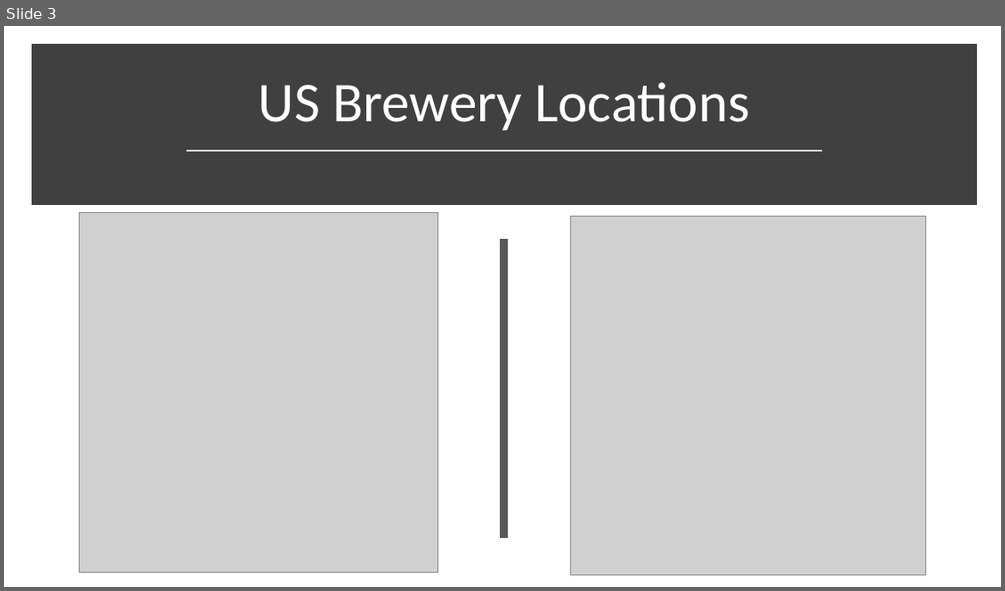
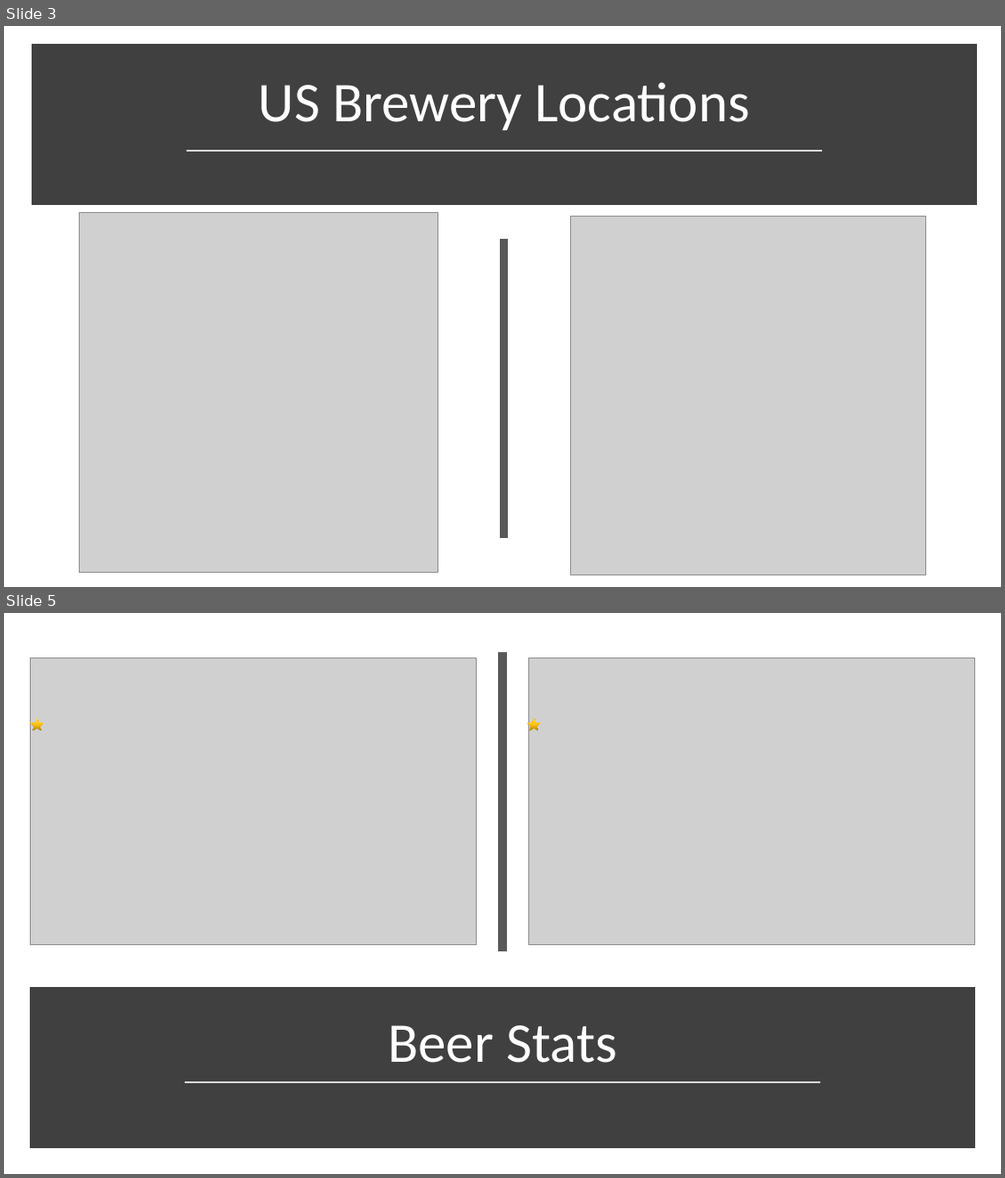
Before and after one commit to jncolema/MSDS_DDS_Spring_2019, a slide deck: Project/Code/Project 1 - Budweiser - JNC.pptx. Shown one above the other, each under a label of ours: slide 3 before the commit, slides 3 and 5 after it; the slides between them are not shown. The pictures are 1005x591 and 1005x1178 pixels, drawn with LibreOffice and Linux fonts; fonts in the diff are those of the drawing; grey boxes stand for pictures. Boxes give left, top, right and bottom in pixels: in the first picture for what was removed or moved away, otherwise in the second. Text is boxed around its words. In the diff, an @@ line names an element or a change of style, - is before the commit and + after.

```diff
--- a/Project/Code/Project 1 - Budweiser - JNC.pptx
+++ b/Project/Code/Project 1 - Budweiser - JNC.pptx
@@ slide 5 added at <box>4,613,1001,1174</box>, background #FFFFFF @@
@@ picture added at <box>30,658,477,945</box> @@
@@ line added from (502, 652) to (502, 951), #595959 8 pt @@
@@ picture added at <box>529,658,975,945</box> @@
@@ star added at <box>30,718,44,730</box>, fill gradient #AB8100 to #FFC208 to #FFD966 @@
@@ star added at <box>527,718,541,730</box>, fill gradient #AB8100 to #FFC208 to #FFD966 @@
@@ rectangle added at <box>34,992,971,1143</box>, fill #404040, outline #404040 10 pt @@
@@ title added at <box>388,1025,616,1062</box>, 54 pt, text #FFFFFF @@
+Beer Stats
@@ line added from (185, 1083) to (821, 1083), #D9D9D9 1.75 pt @@
```
Also in this commit, not shown: 1 slide changed, 1 other slide added, 1 slide removed, 2 other files.
